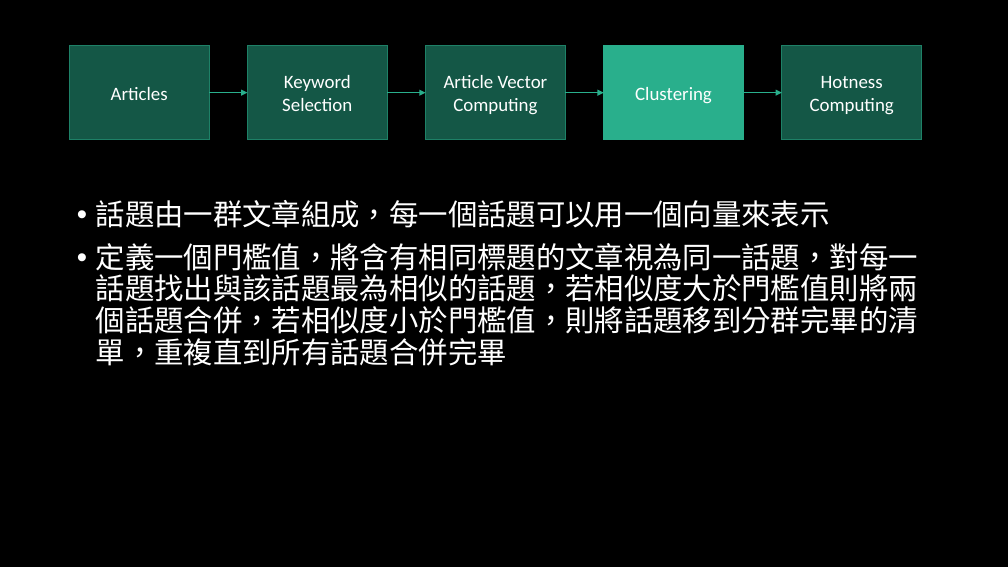
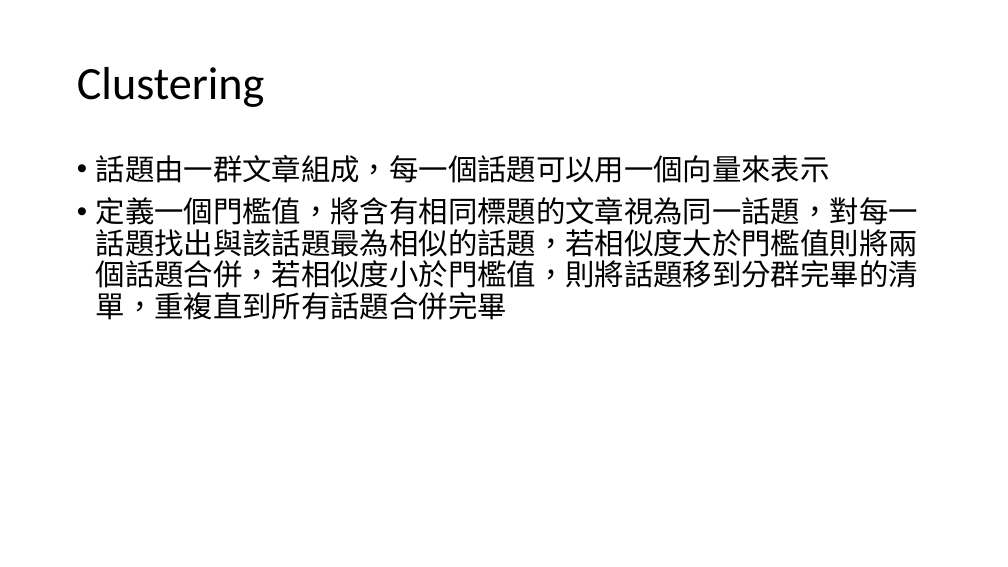
Before and after one commit to ZhongTing/HotTopicDetection, a slide deck: slide 12 of Hot-Topic-Detection.pptx (slide 14 before the commit). Drawn at 1008x567 pixels with LibreOffice and Linux fonts; fonts in the diff are those of the drawing. Boxes give left, top, right and bottom in pixels: in the first picture for what was removed or moved away, otherwise in the second. Text is boxed around its words. In the diff, an @@ line names an element or a change of style, - is before the commit and + after.

```diff
--- a/Hot-Topic-Detection.pptx
+++ b/Hot-Topic-Detection.pptx
@@ background #000000 to #FFFFFF @@
@@ title "Clustering": place and size @@
-title "Clustering" at [604,45,744,140]
+title "Clustering" at [77,67,265,107]
@@ title "Clustering" at [77,67,265,107]: size 18 to 44 pt, text colour #FFFFFF to #000000; alignment centre to left; line spacing 1 to 0.9; fill #29AF8C to none; outline #29AF8C 1 pt to none @@
@@ rectangle removed at [70,45,209,140] @@
-Articles
@@ rectangle removed at [247,45,387,140] @@
-Keyword
-Selection
@@ rectangle removed at [426,45,566,140] @@
-Article Vector
-Computing
@@ rectangle removed at [782,45,922,140] @@
-Hotness Computing
@@ arrow removed from (209, 93) to (247, 93) @@
@@ arrow removed from (387, 93) to (426, 93) @@
@@ arrow removed from (566, 93) to (604, 93) @@
@@ arrow removed from (743, 93) to (782, 93) @@
@@ text "話題由一群文章組成，每一個話題可以用一個向量來表示" at [96,155,918,320]: text colour #FFFFFF to #000000 @@
```
Also in this commit, not shown: 30 other slides changed, 5 slides added, 6 slides removed, 18 other files.
